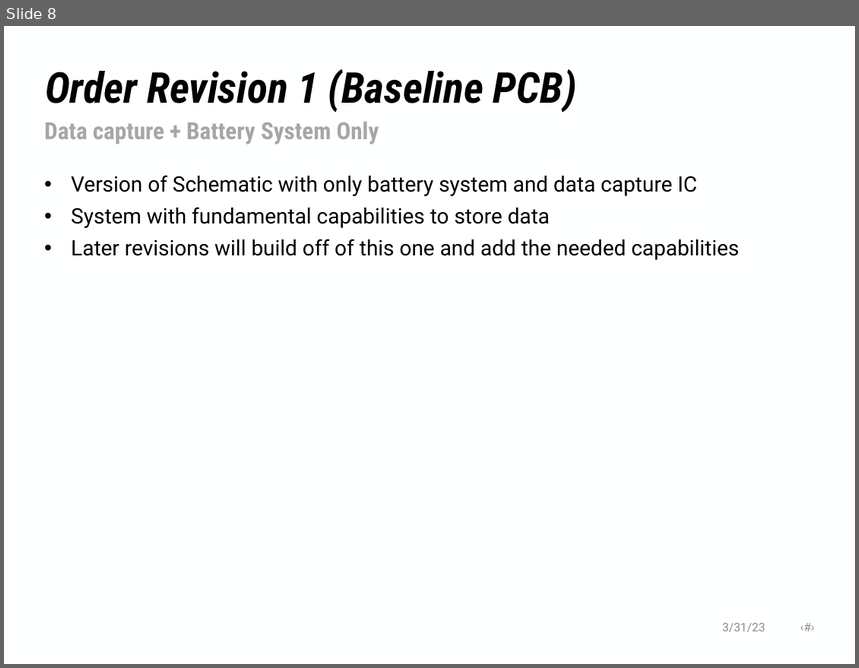
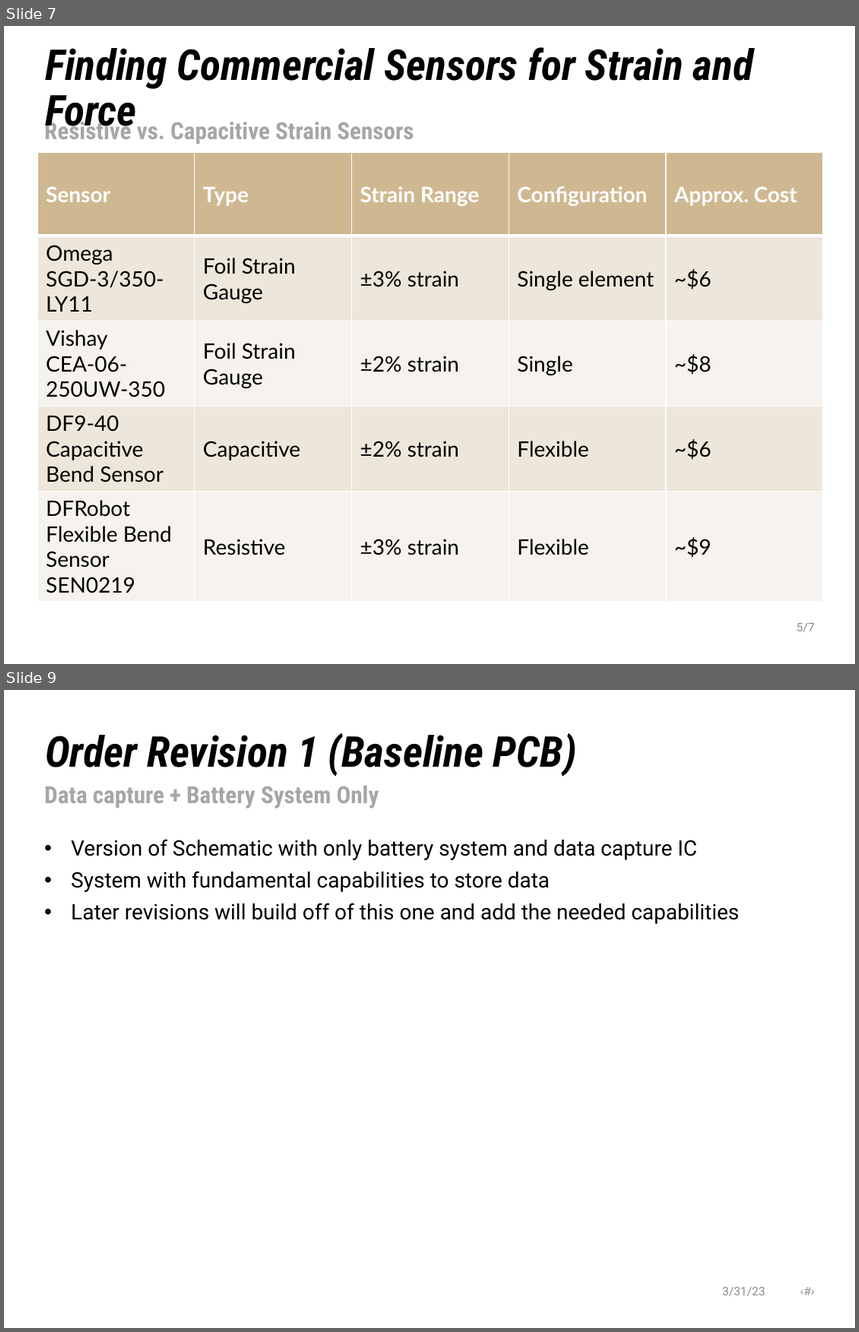
Before and after one commit to NHuang58/Biomedical_Device_PCB, a slide deck: Documentation/Slides/Week_9.pptx. Shown one above the other, each under a label of ours: slide 8 before the commit, slides 7 and 9 after it; the slides between them are not shown. The pictures are 859x668 and 859x1332 pixels, drawn with LibreOffice and Linux fonts; fonts in the diff are those of the drawing; background and template pictures are left out. Boxes give left, top, right and bottom in pixels: in the first picture for what was removed or moved away, otherwise in the second. Text is boxed around its words. In the diff, an @@ line names an element or a change of style, - is before the commit and + after.

```diff
--- a/Documentation/Slides/Week_9.pptx
+++ b/Documentation/Slides/Week_9.pptx
@@ slide 7 added at (x1=4, y1=26, x2=855, y2=664), background #FEFFFF @@
@@ title added at (x1=45, y1=47, x2=753, y2=136), 36 pt, text #000000, bold, italic @@
+Finding Commercial Sensors for Strain and Force
@@ text added at (x1=44, y1=118, x2=414, y2=144), 20 pt, text #A6A6A6, bold @@
+Resistive vs. Capacitive Strain Sensors
@@ table added at (x1=37, y1=152, x2=825, y2=597), 5 rows, 5 columns @@
+Sensor | Type | Strain Range | Configuration | Approx. Cost
+Omega SGD-3/350-LY11 | Foil Strain Gauge | ±3% strain | Single element | ~$6
+Vishay CEA-06-250UW-350 | Foil Strain Gauge | ±2% strain | Single | ~$8
+DF9-40 Capacitive Bend Sensor | Capacitive | ±2% strain | Flexible | ~$6
+DFRobot Flexible Bend Sensor SEN0219 | Resistive | ±3% strain | Flexible | ~$9
@@ text added at (x1=797, y1=623, x2=815, y2=632), 10 pt, text #8C8C8C @@
+5/7
@@ what was slide 8 is now slide 9 @@
```
Also in this commit, not shown: 4 slides changed, 3 other files.
